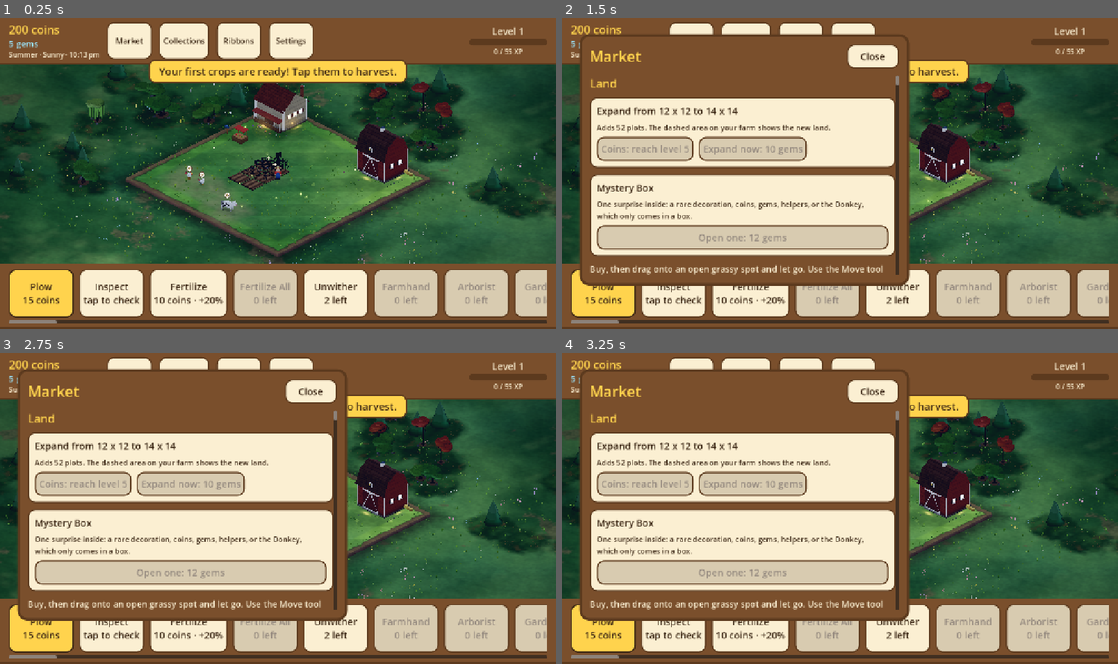
Above: before the commit, frames 1-4 (two rows, left to right).
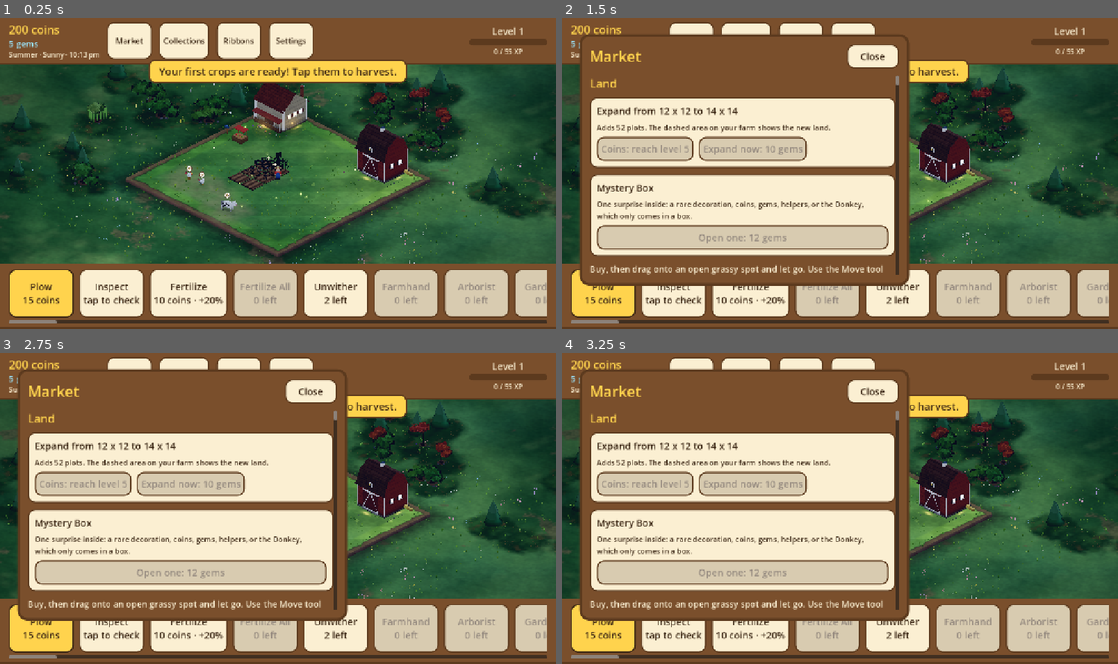
Above: after the commit, the same moments.

Repository: aniket-patra-1998/farm-game
Game: Godot game, scene res://scenes/main.tscn
Same seed, same stepped clock (60 frames per second), same inputs: the game is played once before the commit and once after it.
Inputs:
- Up to frame 1 (0.25 s): no input
- Up to frame 2 (1.5 s): click "Market" at 0.5 s; click "Collections" at 1.25 s
- Up to frame 3 (2.75 s): click "Ribbons" at 2 s
- Up to frame 4 (3.25 s): click "Plow 15 coins" at 2.75 s

The runs differ from the first frame. In frame 1, 1.2% of the frame differs, in the area x 13-82%, y 19-55%; in frame 2, 0.6%; in frame 3, 0.6%; in frame 4, 0.6%.

Commit message:
Leafy trees: crowns of leaf-sprig cards over a smaller core, bigger crowns on shorter trunks; trees picked by crown and trunk, not one box
Co-Authored-By: Claude Sonnet 5.5 <noreply@anthropic.com>
Claude-Session: https://claude.ai/code/session_014fNSr1LTa4ZmUtF6K6voar

Diff:
--- a/scripts/world3d/model_kit.gd
+++ b/scripts/world3d/model_kit.gd
@@ -6,6 +6,9 @@
 
 const PAINT_SHADER := "res://shaders/paint3d.gdshader"
 const CANOPY_SHADER := "res://shaders/canopy3d.gdshader"
+const FOLIAGE_SHADER := "res://shaders/foliage3d.gdshader"
+const SPRIG_SIZE := 64         # the leaf-cluster texture, in pixels a side
+const SPRIG_LEAVES := 9        # leaves on a sprig
 const KEEP := &"keep_unbaked"  # meta on a part that moves on its own: bake leaves it whole
 
 ## Tessellation: enough to read round at farm zoom on a phone, no more (each ball is ~170 triangles,
@@ -41,6 +44,7 @@
 static var detail := 1.0
 static var _materials := {}  # key -> Material
 
+static var _sprig: ImageTexture
 static var _meshes := {}     # key -> Mesh (shared unit shapes)
 
 
@@ -115,6 +119,130 @@
 	return _materials[key]
 
 
+## The material of foliage cards (white: the colour is in the vertices), with the leaf-cluster texture.
+static func foliage(shine := 0.0, sway := 0.0) -> ShaderMaterial:
+	var key := "foliage:%.2f:%.3f" % [shine, sway]
+	if not _materials.has(key):
+		var m := ShaderMaterial.new()
+		m.shader = load(FOLIAGE_SHADER)
+		m.set_shader_parameter("sprig", leaf_texture())
+		m.set_shader_parameter("roughness", 1.0 - shine * 0.6)
+		m.set_shader_parameter("specular", 0.1 + shine * 0.4)
+		if sway > 0.0:
+			m.set_shader_parameter("sway", sway)
+		_materials[key] = m
+	return _materials[key]
+
+
+## A sprig of leaves, drawn once: red is where there is leaf (the rest is cut away), green how light it is (leaf
+## tips catch the light, bases and veins are darker). The stem is at the bottom middle, the tip at the top.
+static func leaf_texture() -> ImageTexture:
+	if _sprig != null:
+		return _sprig
+	var n := SPRIG_SIZE
+	var img := Image.create(n, n, true, Image.FORMAT_RGBA8)
+	img.fill(Color(0, 0, 0, 1))
+	# Leaves along a stem: a pair every so often, the longest in the middle, and one at the tip.
+	var leaves: Array = []   # [base (0..1, y up), angle from straight up, length, half width]
+	leaves.append([Vector2(0.5, 0.52), 0.0, 0.46, 0.085])
+	for k in (SPRIG_LEAVES - 1) / 2:
+		var h := 0.08 + 0.17 * k
+		var len := 0.34 - 0.03 * k
+		leaves.append([Vector2(0.5, h), -1.0 + 0.12 * k, len, 0.075])
+		leaves.append([Vector2(0.5, h + 0.04), 1.0 - 0.12 * k, len, 0.075])
+	for y in n:
+		for x in n:
+			var p := Vector2((x + 0.5) / n, 1.0 - (y + 0.5) / n)
+			var cover := 0.0
+			var light := 0.0
+			# The stem.
+			if absf(p.x - 0.5) < 0.012 and p.y < 0.6:
+				cover = 1.0
+				light = 0.5
+			for l: Array in leaves:
+				var base: Vector2 = l[0]
+				var a: float = l[1]
+				var dir := Vector2(sin(a), cos(a))
+				var side := Vector2(dir.y, -dir.x)
+				var d := p - base
+				var along: float = d.dot(dir) / float(l[2])
+				if along < 0.0 or along > 1.0:
+					continue
+				var across := absf(d.dot(side))
+				var width: float = float(l[3]) * pow(sin(PI * pow(along, 0.8)), 0.85)
+				if across < width:
+					cover = 1.0
+					var vein := 1.0 - smoothstep(0.0, 0.012, across)
+					light = maxf(light, 0.62 + 0.38 * along - 0.18 * vein - 0.12 * (across / maxf(width, 0.001)))
+			img.set_pixel(x, y, Color(cover, clampf(light, 0.0, 1.0), 0.0, 1.0))
+	img.generate_mipmaps()
+	_sprig = ImageTexture.create_from_image(img)
+	return _sprig
+
+
+## Leafy foliage over an ellipsoid: `count` cards, each a sprig of leaves, spread over its upper and outer side and
+## facing outward, so the crown has a ragged leafy outline. `shade` turns how lit a card is (0 shade .. 1 sun) into its
+## colour; `sun` is the light in the mesh's own space. One mesh, one draw.
+static func foliage_cards(parent: Node3D, centre: Vector3, radii: Vector3, rng: RandomNumberGenerator,
+		shade: Callable, sun: Vector3, count: int, card: float, shine := 0.0) -> MeshInstance3D:
+	var verts := PackedVector3Array()
+	var norms := PackedVector3Array()
+	var uvs := PackedVector2Array()
+	var cols := PackedColorArray()
+	var idx := PackedInt32Array()
+	for i in count:
+		# A direction over the sphere, more of them up and out than underneath; the card sits on the surface or a
+		# little inside it, so the cards make shells of foliage.
+		var y := rng.randf_range(-0.55, 1.0)
+		var a := rng.randf() * TAU
+		var r := sqrt(maxf(1.0 - y * y, 0.0))
+		var dir := Vector3(cos(a) * r, y, sin(a) * r)
+		var depth := rng.randf_range(0.8, 1.02)
+		var at := dir * radii * depth
+		var out := (dir / radii).normalized()          # an ellipsoid's own outward normal
+		var along := Vector3.UP.cross(out)
+		if along.length_squared() < 0.01:
+			along = Vector3.RIGHT
+		along = along.normalized()
+		var rise := out.cross(along).normalized()      # up the card, in its plane
+		var roll := rng.randf_range(-0.8, 0.8)
+		var right := (along * cos(roll) + rise * sin(roll)).normalized()
+		var up := (rise * cos(roll) - along * sin(roll)).normalized()
+		if up.y < 0.0:                                 # sprigs reach upward and outward, they do not point at the ground
+			up = -up
+			right = -right
+		var size := card * rng.randf_range(0.8, 1.25)
+		var base := at - up * size * 0.15
+		var light := clampf(0.55 + 0.3 * out.y + 0.3 * out.dot(sun) + rng.randf_range(-0.1, 0.1), 0.25, 0.85)
+		var colour: Color = shade.call(light)
+		var flip := rng.randf() < 0.5
+		var start := verts.size()
+		for c in 4:
+			var cx := -0.5 if c == 0 or c == 3 else 0.5
+			var cy := 0.0 if c < 2 else 1.0
+			verts.append(base + right * cx * size + up * cy * size)
+			norms.append(out)
+			var u := cx + 0.5
+			uvs.append(Vector2(1.0 - u if flip else u, 1.0 - cy))
+			cols.append(colour)
+		idx.append_array(PackedInt32Array([start, start + 1, start + 2, start, start + 2, start + 3]))
+	var arrays := []
+	arrays.resize(Mesh.ARRAY_MAX)
+	arrays[Mesh.ARRAY_VERTEX] = verts
+	arrays[Mesh.ARRAY_NORMAL] = norms
+	arrays[Mesh.ARRAY_TEX_UV] = uvs
+	arrays[Mesh.ARRAY_COLOR] = cols
+	arrays[Mesh.ARRAY_INDEX] = idx
+	var mesh := ArrayMesh.new()
+	mesh.add_surface_from_arrays(Mesh.PRIMITIVE_TRIANGLES, arrays)
+	var mi := MeshInstance3D.new()
+	mi.mesh = mesh
+	mi.position = centre
+	mi.material_override = foliage(shine)
+	parent.add_child(mi)
+	return mi
+
+
 ## Makes every painted part under `root` bend in the wind by `amount` (paint3d's sway, by height above
 ## the model's foot), keeping each part's colour and shine. Applied before baking, the parts still merge
 ## into one draw (they share the swaying white twin).
@@ -125,6 +253,9 @@
 		if m != null and m.shader != null and m.shader.resource_path == CANOPY_SHADER:
 			var lr := float(m.get_shader_parameter("roughness"))
 			mi.material_override = leaves((1.0 - lr) / 0.6, amount)
+		elif m != null and m.shader != null and m.shader.resource_path == FOLIAGE_SHADER:
+			var fr := float(m.get_shader_parameter("roughness"))
+			mi.material_override = foliage((1.0 - fr) / 0.6, amount)
 		elif m != null and m.shader != null and m.shader.resource_path == PAINT_SHADER:
 			var rough := float(m.get_shader_parameter("roughness"))
 			var col = m.get_shader_parameter("albedo")
--- a/scripts/world3d/objects_3d.gd
+++ b/scripts/world3d/objects_3d.gd
@@ -30,6 +30,11 @@
 
 var grid: FarmGrid  # for what's being placed: its ghost follows the finger, and the thing being moved hides
 
+
+const TREE_CROWN_AT := 0.6     # where a tree's crown is centred, of its height
+const TREE_CROWN_FILL := 0.92  # how much of its box the pickable crown takes: the leafy outline is ragged
+const TREE_TRUNK_HALF := 0.12  # half the width of the pickable trunk, in tiles
+const TREE_CENTRE_BIAS := 0.6  # tiles of depth a tap at the crown's very edge is worth less than at its middle
 
 var _views := {}   # uid -> {"node": Node3D, "key": String}
 var _animals: Array[Animal3D] = []
@@ -103,6 +108,8 @@
 		var fresh := not v.has("node")
 		var step := _step(o)
 		_views[uid] = {"node": node, "key": key, "box": _bounds(node, o), "parts": _parts(node, o), "step": step}
+		if Game.catalog.get_def(str(o["id"])) is TreeDef:
+			_views[uid]["crown"] = _crown_of(_views[uid]["box"])
 		if not fresh and _synced_once and step > int(v.get("step", step)):
 			grow_in(uid, int(v.get("step", step)) == 0)  # upgraded or finished: it swells in with a flourish
 		if fresh and _synced_once:
@@ -450,7 +457,9 @@
 		if not node.visible:
 			continue
 		var d := INF
-		if node is Animal3D:
+		if v.has("crown"):
+			d = _tree_hit(v["crown"], from, dir)
+		elif node is Animal3D:
 			var box: AABB = v["box"]
 			d = _ray_to(AABB(node.position + box.position, box.size), from, dir)
 		else:
@@ -482,6 +491,38 @@
 				points.append(IsoProjection.grid_of(part.get_endpoint(corner)))
 		v["outline"] = Geometry2D.convex_hull(points)
 	return v["outline"]
+
+
+## What a tap on a tree lands on: its crown as an ellipsoid and its trunk, not the box round them all (whose empty
+## corners would catch taps meant for the neighbour behind or beside it).
+func _crown_of(box: AABB) -> Dictionary:
+	var top := box.end.y
+	var centre := Vector3(box.get_center().x, lerpf(box.position.y, top, TREE_CROWN_AT), box.get_center().z)
+	var radii := Vector3(box.size.x * 0.5 * TREE_CROWN_FILL, (top - centre.y) * TREE_CROWN_FILL,
+		box.size.z * 0.5 * TREE_CROWN_FILL)
+	var trunk := AABB(Vector3(centre.x - TREE_TRUNK_HALF, box.position.y, centre.z - TREE_TRUNK_HALF),
+		Vector3(TREE_TRUNK_HALF * 2.0, centre.y - box.position.y, TREE_TRUNK_HALF * 2.0))
+	return {"centre": centre, "radii": radii, "trunk": trunk}
+
+
+## How far along the ray a tree is met, or INF. Among crowns that overlap on screen the one tapped nearer its
+## middle wins (the depth is nudged by how far off-centre the ray is), so a grove is easy to pick tree by tree.
+static func _tree_hit(crown: Dictionary, from: Vector3, dir: Vector3) -> float:
+	var radii: Vector3 = crown["radii"]
+	var centre: Vector3 = crown["centre"]
+	var o := (from - centre) / radii      # the ray in the space where the crown is a unit ball
+	var dv := dir / radii
+	var a := dv.dot(dv)
+	var b := o.dot(dv)
+	var closest := b / a
+	var miss := (o - dv * closest).length()
+	var best := INF
+	if miss < 1.0:
+		var half := sqrt(maxf(1.0 - miss * miss, 0.0) / a)
+		best = maxf(-closest - half, 0.0) * dir.length()
+		best += miss * TREE_CENTRE_BIAS
+	var trunk := _ray_to(crown["trunk"], from, dir)
+	return minf(best, trunk + TREE_CENTRE_BIAS) if trunk != INF else best
 
 
 ## How far along the ray it meets the box (INF if it misses).
--- a/scripts/world3d/tree_model.gd
+++ b/scripts/world3d/tree_model.gd
@@ -23,8 +23,9 @@
 const STEM := Color("#5a4a2a")
 const FRUIT_GROWING := 3
 const FLOWERS: Array[Color] = [Color("#f6e04a"), Color("#f7f2e8"), Color("#e98bb0"), Color("#9b7be0")]
-const TRUNK_BULK := 0.55    # trunks are drawn slimmer than the data says (FarmVille's were slender)
-const TRUNK_TALL := 1.2     # and longer: a trunk shows under the crown, the tree stands on it
+const TRUNK_BULK := 0.7     # trunks are drawn a little slimmer than the data says
+const TRUNK_TALL := 0.8     # and shorter: FarmVille's crowns sit low on a short trunk, the crown is the tree
+const CROWN_GROW := 1.3     # and the crown is big, well over a tile across, the way FarmVille's were
 const TRUNK_VARY_MIN := 0.85   # each tree's trunk is its own length, apart from its crown's size
 const TRUNK_VARY_MAX := 1.25
 const TALL_MIN := 0.85      # each tree is its own height, this much of its kind's..
@@ -32,6 +33,10 @@
 const MIN_LEAF_SATURATION := 0.5   # no tree washes out to pale grey-green
 const CROWN_LOBES := 13      # rounded bulges on each leafy mass (data can set "lobes")
 const CROWN_BUMP := 0.13     # how far they push out ("bump")
+const FOLIAGE_CARDS := 90       # leaf cards on a crown mass (the cards' size follows the mass, so the cover does not)
+const FOLIAGE_CARD := 0.85      # a card's size, of its mass's radius
+const FOLIAGE_CORE := 0.66      # the solid mass inside the cards, of the full size: the cards make the outline
+const FOLIAGE_MIN := 8          # at least this many cards on any mass
 const TILE_FILL := 1.15     # a tree is one tile on the farm and its crown a little wider, so neighbours overlap
 
 static var _data := {}
@@ -85,7 +90,8 @@
 	var leaf_col := leaf if leaf.a > 0.0 else Color.html(str(sh.get("leaf", LEAF.to_html())))
 	leaf_col = Color.from_hsv(leaf_col.h + rng.randf_range(-0.025, 0.025), leaf_col.s * rng.randf_range(0.92, 1.05),
 		leaf_col.v * rng.randf_range(0.94, 1.04))
-	sh["crown_r"] = float(sh["crown_r"]) * (1.0 + Crowding.setting("tree", "swell") * crowd)
+	sh["crown_r"] = float(sh["crown_r"]) * (1.0 + Crowding.setting("tree", "swell") * crowd) \
+		* (CROWN_GROW if upright else 1.0)
 	var t := {"root": root, "rng": rng, "k": k, "sh": sh, "crowd": crowd, "mask": mask, "leaf": leaf_col,
 		"shine": float(sh.get("shine", 0.0)),
 		"lean": Vector3(rng.randf_range(-0.06, 0.06), 0, rng.randf_range(-0.06, 0.06)), "blobs": []}
@@ -255,7 +261,10 @@
 static func _canopy(root: Node3D, at: Vector3, radii: Vector3, rng: RandomNumberGenerator, leaf: Color, sun: Vector3,
 		lift: float, lobes: int, bump: float, shine: float) -> void:
 	var shade := func(light: float) -> Color: return _shade(leaf, clampf(light * 1.1 + lift * 0.4 - 0.12, 0.0, 1.0))
-	ModelKit.canopy(root, at, radii, rng, shade, sun, lobes, bump, shine)
+	ModelKit.canopy(root, at, radii * FOLIAGE_CORE, rng, shade, sun, lobes, bump, shine)
+	var mean := (radii.x + radii.y + radii.z) / 3.0
+	var cards := ModelKit.scaled(FOLIAGE_CARDS, FOLIAGE_MIN)
+	ModelKit.foliage_cards(root, at, radii, rng, shade, sun, cards, mean * FOLIAGE_CARD, shine)
 
 
 ## A branch from one point to another: a thin tapering cylinder tipped to lie along the line.
--- /dev/null
+++ b/shaders/foliage3d.gdshader
@@ -0,0 +1,51 @@
+shader_type spatial;
+render_mode cull_disabled;
+// Foliage cards: a crown's leafy outline is made of many small cards, each a sprig of leaves cut out by a
+// texture (see ModelKit.leaf_texture), so the crown has a ragged, leafy silhouette with sky and branches
+// showing through, like FarmVille's painted trees, not a smooth ball. A card's colour is in its vertices (its
+// light, its tone), its normal points out from the crown so the cards shade together as one rounded mass.
+
+uniform sampler2D sprig : filter_linear_mipmap, repeat_disable;
+uniform float cutoff = 0.5;
+uniform float roughness = 1.0;
+uniform float specular = 0.1;
+uniform float ground_ao = 0.32;
+uniform float ao_reach = 0.22;
+uniform float rim = 0.1;
+uniform float sway = 0.0;
+uniform float flutter = 0.012;     // how far a sprig's tip trembles, in tiles
+global uniform float wind;
+
+varying float height;
+varying vec3 tint;
+
+void vertex() {
+	tint = COLOR.rgb;
+	float loose = 1.0 - UV.y;      // the tip of a sprig moves most, its stem hardly at all
+	vec3 root = MODEL_MATRIX[3].xyz;
+	if (sway > 0.0) {
+		float beat = TIME * 1.4 + root.x * 1.7 + root.z * 1.1;
+		float bend = max(VERTEX.y, 0.0) * max(VERTEX.y, 0.0) * sway * (0.4 + wind);
+		VERTEX.x += sin(beat) * bend;
+		VERTEX.z += cos(beat * 0.8) * bend * 0.6;
+	}
+	float shiver = sin(TIME * 2.6 + VERTEX.x * 23.0 + VERTEX.z * 19.0 + root.x * 3.0) * (0.5 + wind);
+	VERTEX += NORMAL * shiver * flutter * loose;
+	height = (MODEL_MATRIX * vec4(VERTEX, 1.0)).y;
+}
+
+void fragment() {
+	vec4 s = texture(sprig, UV);
+	ALPHA = s.r;
+	ALPHA_SCISSOR_THRESHOLD = cutoff;
+	float ao = mix(1.0 - ground_ao, 1.0, smoothstep(0.0, ao_reach, height));
+	ALBEDO = tint * mix(0.5, 0.78, s.g) * ao;
+	// The normal runs out from the crown on both faces of the card, so the two sides shade alike.
+	if (!FRONT_FACING) {
+		NORMAL = -NORMAL;
+	}
+	ROUGHNESS = roughness;
+	SPECULAR = specular;
+	RIM = rim;
+	RIM_TINT = 0.9;
+}
--- a/tests/suites/world3d_test.gd
+++ b/tests/suites/world3d_test.gd
@@ -4,7 +4,7 @@
 const ANIMAL_DRAWS := 5
 const ANIMAL_SHADOW_DRAWS := 2
 
-const TREE_DRAWS := 6
+const TREE_DRAWS := 7 # one of them the leaf cards
 
 
 
@@ -1046,3 +1046,40 @@
 	crops.free()
 	Game.debug_time_offset = saved_offset
 	Game.plots = saved_plots
+
+
+## Trees in a row crowd each other's crowns on screen; a tap in the middle of a crown still picks that tree, and so
+## does a tap on its trunk.
+func test_208_a_tap_on_a_tree_in_a_grove_picks_that_tree() -> void:
+	Game.saving_enabled = false
+	Game.reset_game()
+	Game.objects.clear()
+	var tree_id := ""
+	for id: String in Game.items:
+		if Game.catalog.get_def(id) is TreeDef:
+			tree_id = id
+			break
+	_check(tree_id != "", "there is a kind of tree")
+	for k in 3:
+		Game.objects.append({"uid": 9100 + k, "id": tree_id, "row": 6, "col": 4 + k, "t": Game.now()})
+	Game.rebuild_occupancy()
+	var main := MAIN_SCENE.instantiate()
+	add_child(main)
+	await get_tree().process_frame
+	await get_tree().process_frame
+	var world: Farm3D = main.get("world_3d")
+	if world == null:
+		main.free()
+		_check(false, "the farm is drawn in 3D")
+		return
+	var grid: FarmGrid = main.get("grid")
+	var views: Dictionary = world.objects.get("_views")
+	for k in 3:
+		var uid := 9100 + k
+		var crown: Dictionary = views[uid]["crown"]
+		var middle := world.camera.unproject_position(crown["centre"])
+		_eq(grid.picker.call(middle), uid, "a tap in the middle of tree %d's crown picks it" % k)
+		var trunk_box: AABB = crown["trunk"]
+		var foot := world.camera.unproject_position(trunk_box.get_center())
+		_eq(grid.picker.call(foot), uid, "and a tap on its trunk picks it too")
+	main.free()
